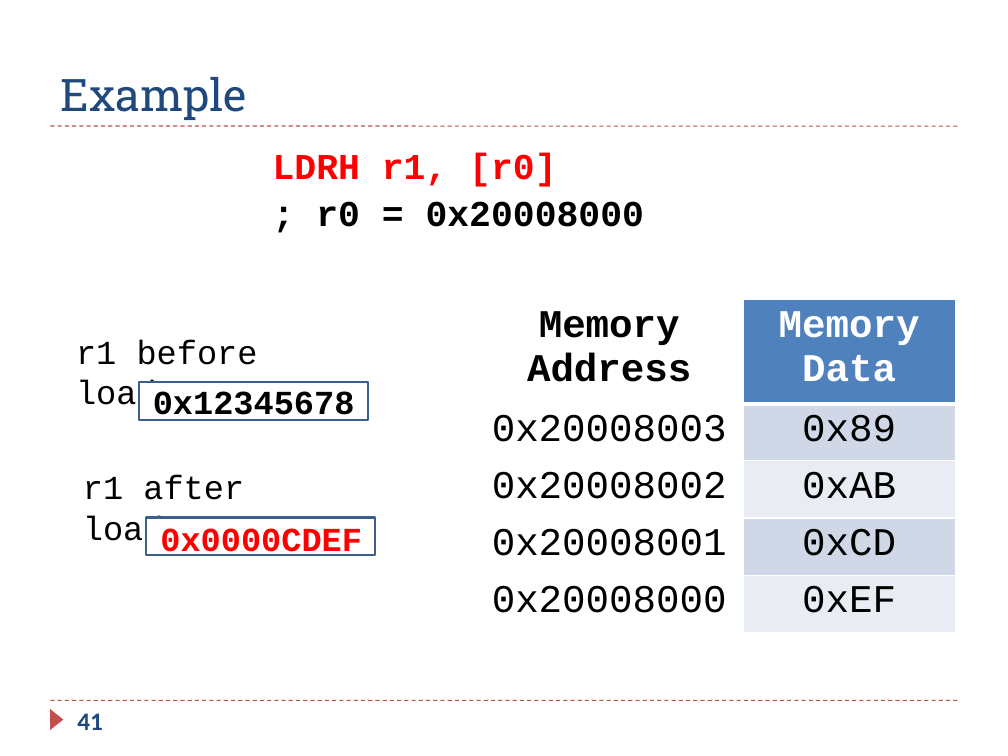
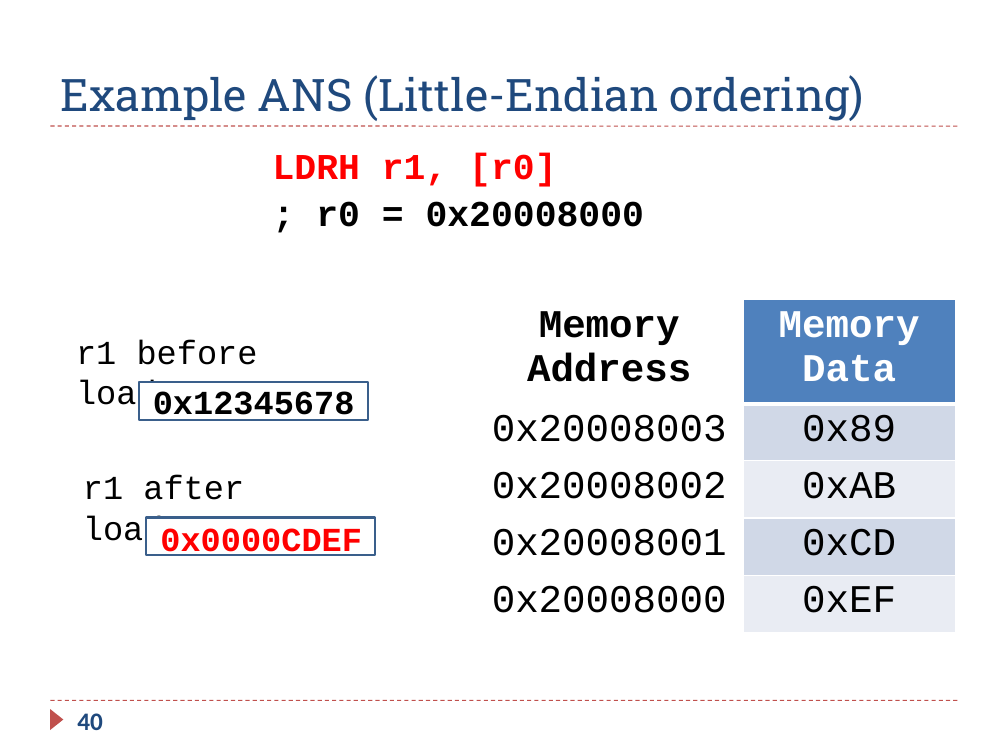
Before and after one commit to guhofstra/CSC111Fa25, a slide deck: slide 40 of PPTs/Ch5 ARM Load Store.pptx (slide 41 before the commit). Drawn at 1008x756 pixels with LibreOffice and Linux fonts; fonts in the diff are those of the drawing. Boxes give left, top, right and bottom in pixels: in the first picture for what was removed or moved away, otherwise in the second. Text is boxed around its words. In the diff, an @@ line names an element or a change of style, - is before the commit and + after.

```diff
--- a/PPTs/Ch5 ARM Load Store.pptx
+++ b/PPTs/Ch5 ARM Load Store.pptx
@@ title at [61, 75, 864, 121]: text changed @@
-Example
+Example ANS (Little-Endian ordering)
@@ page number at [77, 713, 103, 730]: text changed @@
-41
+40
```
Also in this commit, not shown: 17 other slides changed, 5 slides removed, 12 other files.
